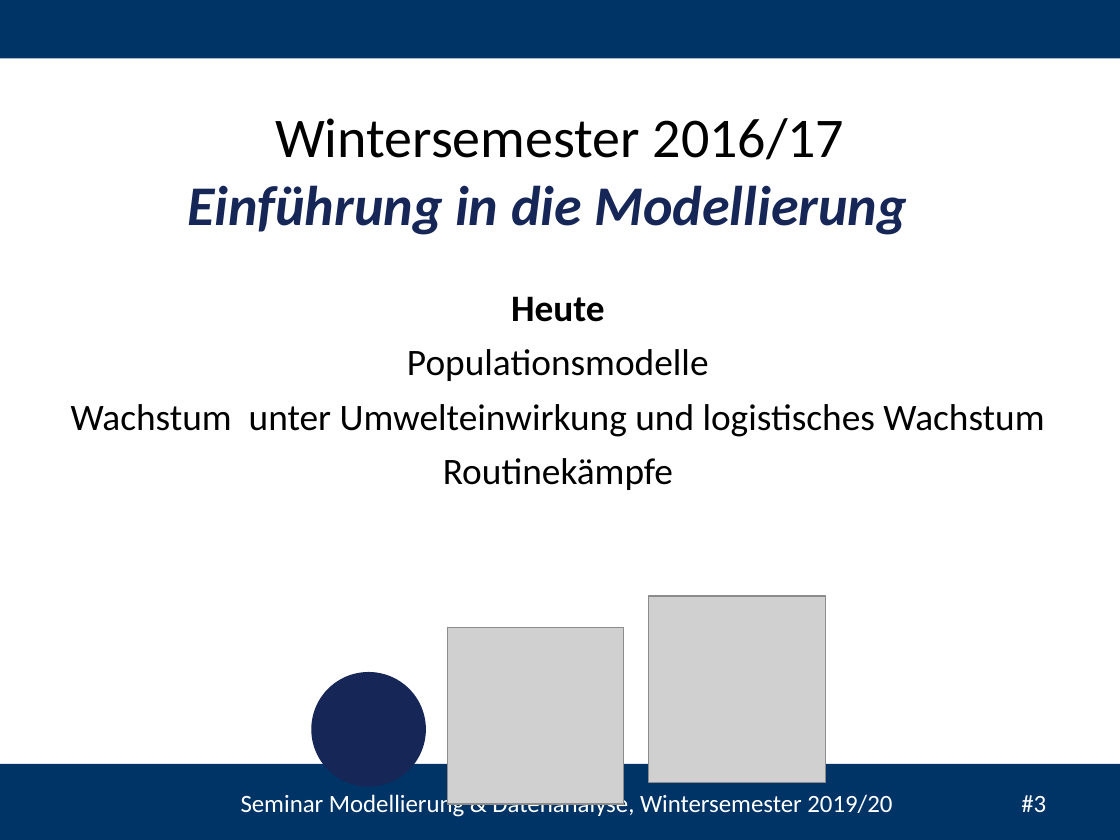
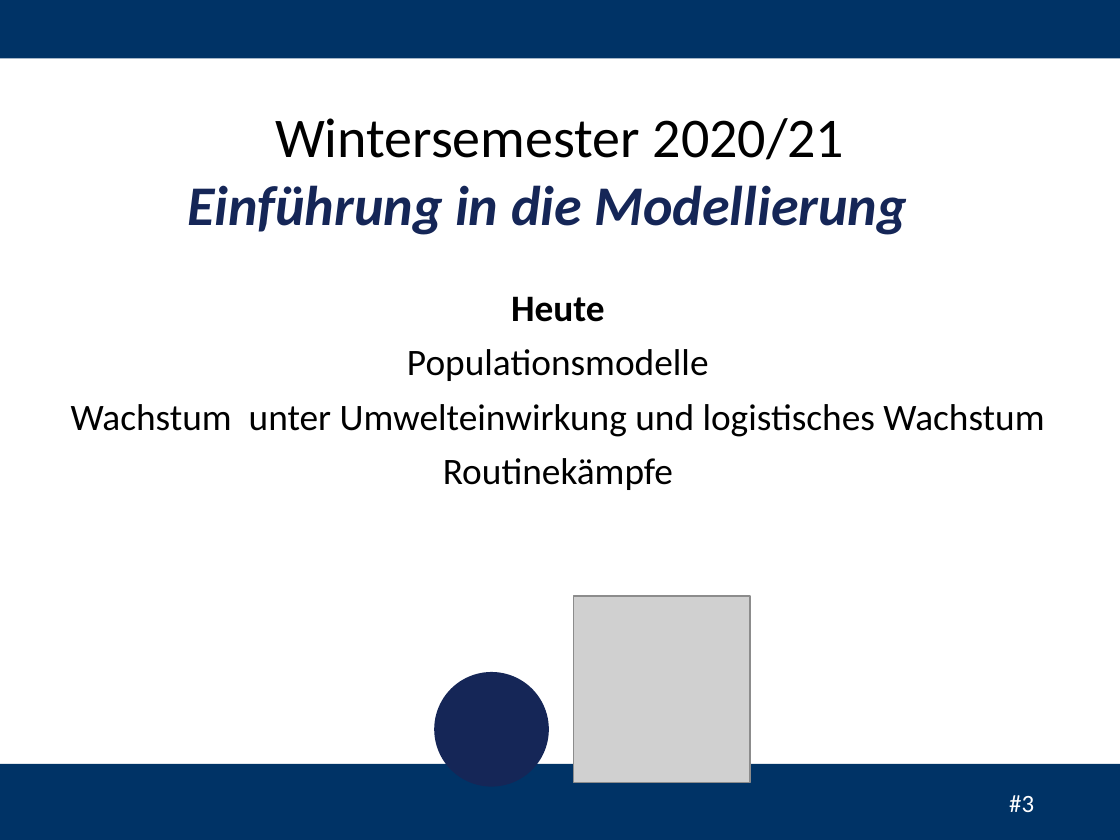
Before and after one commit to heistermann/Einf_Modellierung, a slide deck: slide 3 of Termin_3/folien/Termin_3_Populationsmodelle.pptx. Drawn at 1120x840 pixels with LibreOffice and Linux fonts; fonts in the diff are those of the drawing; grey boxes stand for pictures; background and template pictures are left out. Boxes give left, top, right and bottom in pixels: in the first picture for what was removed or moved away, otherwise in the second. Text is boxed around its words. In the diff, an @@ line names an element or a change of style, - is before the commit and + after.

```diff
--- a/Termin_3/folien/Termin_3_Populationsmodelle.pptx
+++ b/Termin_3/folien/Termin_3_Populationsmodelle.pptx
@@ text at (275,118,845,160): text changed @@
-Wintersemester 2016/17
+Wintersemester 2020/21
@@ picture: place and size @@
-picture at (648,596,824,782)
+picture at (573,596,749,782)
@@ picture removed at (447,627,624,804) @@
@@ ellipse: place and size @@
-ellipse at (311,672,426,786)
+ellipse at (435,672,549,786)
@@ text removed at (241,791,1046,817) @@
-Seminar Modellierung & Datenanalyse, Wintersemester 2019/20 #3
@@ page number added at (1009,795,1034,812), 16 pt, text #FFFFFF @@
+#3
```
Also in this commit, not shown: 14 other slides changed, 1 slide added, 1 slide removed, 1 other file.
